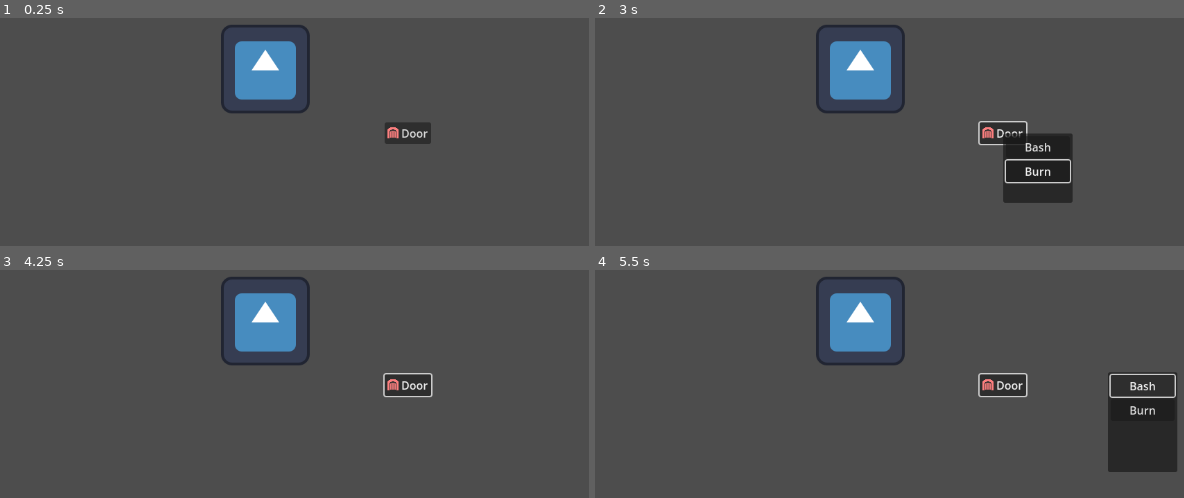
Above: before the commit, frames 1-4 (two rows, left to right).
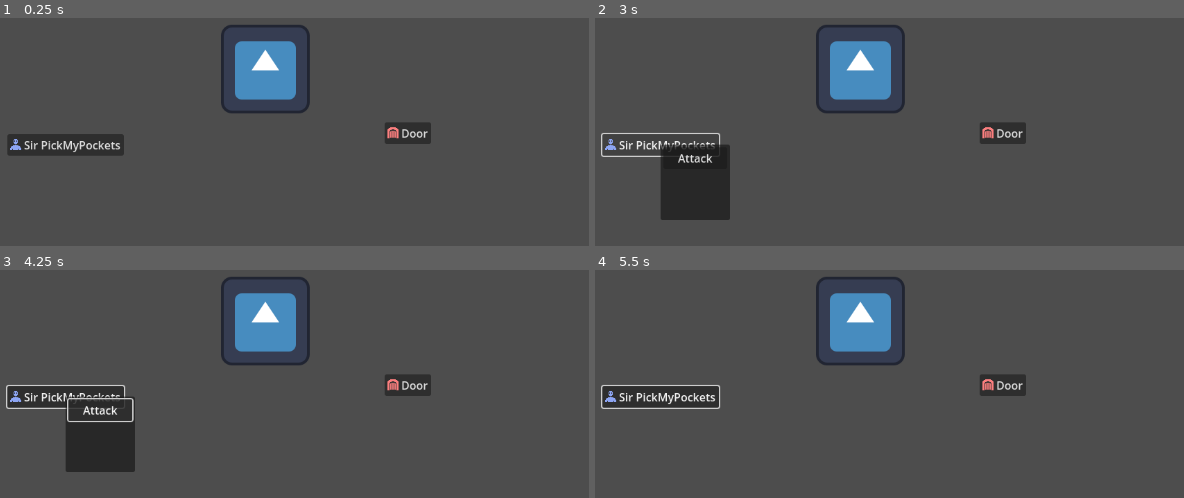
Above: after the commit, the same moments.

Repository: Cablefish1/godot-rpg-framework
Game: Godot game, scene res://game_screen.tscn
Same seed, same stepped clock (60 frames per second), same inputs: the game is played once before the commit and once after it. The engine's default icon, where the game draws it, is replaced by a stand-in: a white triangle on a blue panel in a dark square.
Inputs (mouse positions are in pixels of both pictures, inside the frame that each line leads up to):
- Up to frame 1 (0.25 s): no input
- Up to frame 2 (3 s): click "Door" at 0.5 s; click "Bash" at 1.25 s; click "Burn" at 2 s; click "Door" (after the commit: "Sir PickMyPockets") at 2.75 s
- Up to frame 3 (4.25 s): click (100, 409) at 3.5 s, where only the run after the commit has a clickable "Attack"
- Up to frame 4 (5.5 s): tap Enter at 4.25 s; move the mouse to (1107, 372) at 4.27 s; hold D 4.28-5 s; tap Backspace at 4.35 s; click (1107, 372) at 4.42 s; click (1142, 386) at 5 s, where only the run before the commit has a clickable "Bash"

The runs differ from the first frame. In frame 1, 1.7% of the frame differs, in the area x 1-22%, y 50-61%; in frame 2, 7.5%, in the area x 1-81%, y 45-89%; in frame 3, 5.2%; in frame 4, 7.0%.

Commit message:
NPCs implemented
(with very little functionality)

Diff:
--- a/Components/entity.gd
+++ b/Components/entity.gd
@@ -4,7 +4,7 @@
 
 @export var entity_name : String = ""
 
-
+@export var entity_type : String = ""
 
 
 
@@ -35,6 +35,6 @@
 			menu_options += component.get_interactions()
 			print("Found interaction:"+str(menu_options))
 	if menu_options == []:
-		push_error("No Interactions Possible")
+		push_error("No Interactions Possible") #replace with in-game UI
 		return
 	$"../ContextMenu".show_menu(menu_options)
--- a/Components/health.gd
+++ b/Components/health.gd
@@ -34,31 +34,43 @@
 
 
 
-func take_damage(amount : int, type : String = "Normal"):
+func take_damage(amount : int, type : String = ""):
 	if vulnurabilities.has(type):
 		hit_points = hit_points - (amount * 2)
 	if immunities.has(type):
 		return
 	if resistances.has(type):
 		hit_points = hit_points - floor(amount / 2)
+	else:
+		hit_points = hit_points - amount
 	print("Target took "+str(amount)+" "+type+" damage")
 	print(str(hit_points)+" Hit Points left")
 	if hit_points <= 0:
+		push_warning("Target is dead!")
 		emit_signal("died")
-		push_warning("Target is dead!")
 
+func NPC_attacked():
+	print("initiate combat logic")
 
 
 func get_interactions() -> Array:
-	return [{
-		"name" : "Bash",
-		"callback" : Callable(self, "take_damage"),
-		"arguments": [5, "Normal"],
-		"enabled" : true
-	},
-	{
-		"name" : "Burn",
-		"callback" : Callable(self, "take_damage"),
-		"arguments": [2, "Fire"],
-		"enabled" : true
-	}]
+	if get_parent().entity_type == "NPC": #target is alive
+		return [{
+			"name" : "Attack",
+			"callback" : Callable(self, "NPC_attacked"),
+			"arguments": [],
+			"enabled" : true
+		}]
+	else: #target is something else that can be hurt
+		return [{
+			"name" : "Bash",
+			"callback" : Callable(self, "take_damage"),
+			"arguments": [5, "Normal"],
+			"enabled" : true
+		},
+		{
+			"name" : "Burn",
+			"callback" : Callable(self, "take_damage"),
+			"arguments": [2, "Fire"],
+			"enabled" : true
+		}]
--- a/Components/interactable.gd
+++ b/Components/interactable.gd
@@ -5,10 +5,9 @@
 signal request_context_menu(options)
 
 func _ready():
-	pass
+	set_text(get_parent().entity_name)
 
-#func _on_pressed():
-#	get_parent().build_context_menu()
+
 
 func _on_pressed():
 	emit_signal("request_context_menu", get_parent().build_menu_options())
--- /dev/null
+++ b/entities/overworld_npc.tscn
@@ -0,0 +1,35 @@
+[gd_scene load_steps=7 format=3 uid="uid://bye8aneihhjrq"]
+
+[ext_resource type="Script" uid="uid://c7egxhhnieaje" path="res://Components/entity.gd" id="1_rrplq"]
+[ext_resource type="PackedScene" uid="uid://dniu33kc5gxuu" path="res://Components/health.tscn" id="2_3m4uw"]
+[ext_resource type="PackedScene" uid="uid://bsatvtkx74qfl" path="res://Components/Skills/skillbook.tscn" id="3_kwpjl"]
+[ext_resource type="PackedScene" uid="uid://dch8u2u6inw30" path="res://Components/Stats/stat_block.tscn" id="4_07jsr"]
+[ext_resource type="PackedScene" uid="uid://ciayiffl6mavw" path="res://Components/interactable.tscn" id="5_wh8dq"]
+[ext_resource type="Texture2D" uid="uid://dfhmbbi72aeaq" path="res://Sprites/icon_character.png" id="6_wo0d5"]
+
+[node name="Overworld NPC" type="Node2D"]
+script = ExtResource("1_rrplq")
+entity_type = "NPC"
+metadata/_custom_type_script = "uid://c7egxhhnieaje"
+
+[node name="Health" parent="." instance=ExtResource("2_3m4uw")]
+
+[node name="Skillbook" parent="." instance=ExtResource("3_kwpjl")]
+
+[node name="StatBlock" parent="." instance=ExtResource("4_07jsr")]
+
+[node name="Interactable" parent="." instance=ExtResource("5_wh8dq")]
+anchors_preset = 8
+anchor_left = 0.5
+anchor_top = 0.5
+anchor_right = 0.5
+anchor_bottom = 0.5
+offset_left = -51.0
+offset_top = -15.5
+offset_right = 51.0
+offset_bottom = 15.5
+grow_horizontal = 2
+grow_vertical = 2
+size_flags_horizontal = 4
+text = "Sir PickMyPockets"
+icon = ExtResource("6_wo0d5")
--- a/game_screen.tscn
+++ b/game_screen.tscn
@@ -7,6 +7,7 @@
 [ext_resource type="Texture2D" uid="uid://ccln0dsmlqf3v" path="res://Sprites/icon_door.png" id="5_3vj30"]
 [ext_resource type="PackedScene" uid="uid://dniu33kc5gxuu" path="res://Components/health.tscn" id="5_oymjd"]
 [ext_resource type="PackedScene" uid="uid://i7yy28vywiu2" path="res://UI/Context Menu.tscn" id="6_lxtpa"]
+[ext_resource type="PackedScene" uid="uid://bye8aneihhjrq" path="res://entities/overworld_npc.tscn" id="8_6mti6"]
 
 [node name="Game Screen" type="Control"]
 layout_mode = 3
@@ -35,4 +36,9 @@
 [node name="Player" parent="." instance=ExtResource("2_lxtpa")]
 position = Vector2(472, 218)
 
+[node name="Overworld NPC" parent="." instance=ExtResource("8_6mti6")]
+position = Vector2(184, 327)
+entity_name = "Sir PickMyPockets"
+
 [editable path="Player"]
+[editable path="Overworld NPC"]
Binary file added: Sprites/icon_character.png
Not shown, added: Sprites/icon_character.png.import
Not shown: 1 places in game_screen.tscn that only renumber resources
Not shown, changed: kanban_tasks_data.kanban
